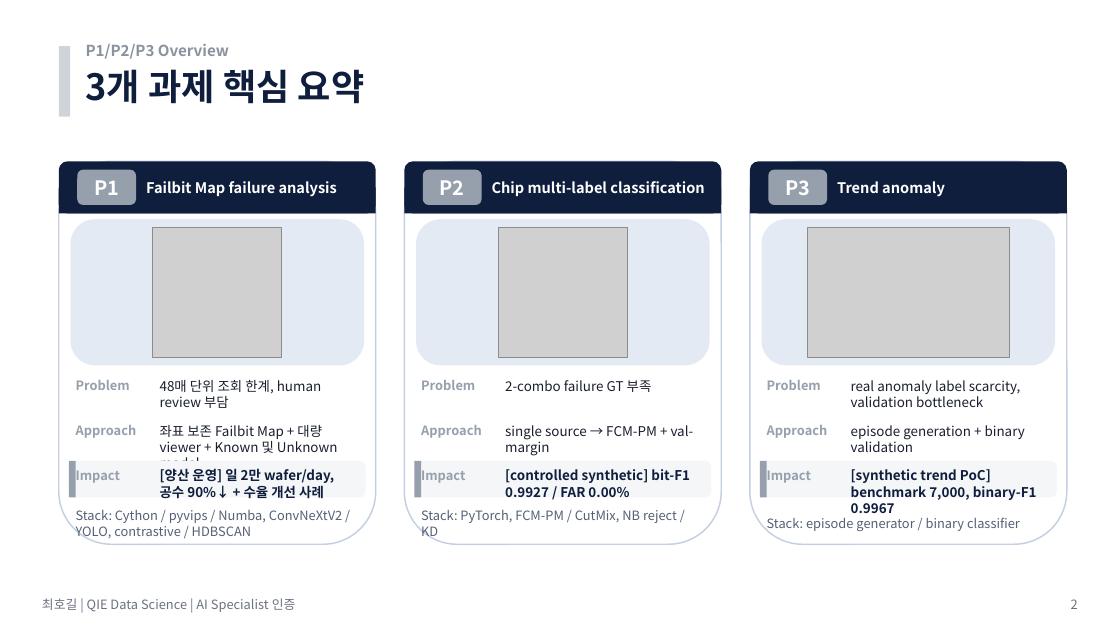
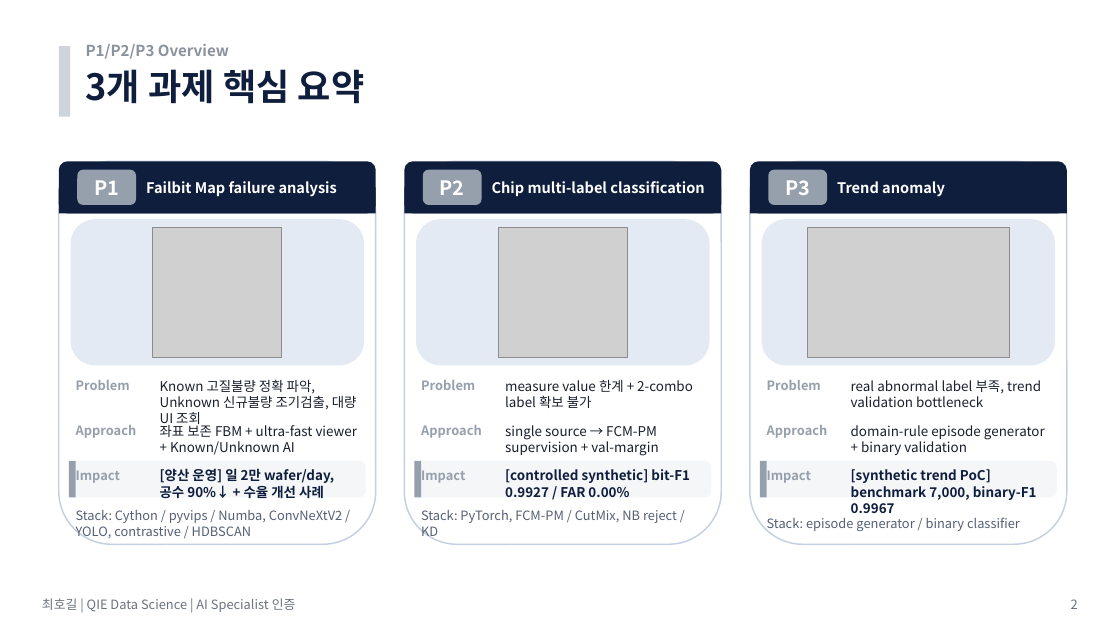
Before and after one commit to hogil/fbm_paper, a slide deck: slide 2 of recommendation/presentation/'26년 AI Specialist 면접 심사 자료_메모리사업부_최호길_평가항목_summary.pptx. Drawn at 1120x630 pixels with LibreOffice and Linux fonts; fonts in the diff are those of the drawing; grey boxes stand for pictures. Boxes give left, top, right and bottom in pixels: in the first picture for what was removed or moved away, otherwise in the second. Text is boxed around its words. In the diff, an @@ line names an element or a change of style, - is before the commit and + after.

```diff
--- a/recommendation/presentation/'26년 AI Specialist 면접 심사 자료_메모리사업부_최호길_평가항목_summary.pptx
+++ b/recommendation/presentation/'26년 AI Specialist 면접 심사 자료_메모리사업부_최호길_평가항목_summary.pptx
@@ text at box(160, 379, 357, 427): text changed @@
-48매 단위 조회 한계, human review 부담
+Known 고질불량 정확 파악, Unknown 신규불량 조기검출, 대량 UI 조회
@@ text at box(505, 380, 693, 408): text changed @@
-2-combo failure GT 부족
+measure value 한계 + 2-combo label 확보 불가
@@ text at box(851, 380, 1041, 407): text changed @@
-real anomaly label scarcity, validation bottleneck
+real abnormal label 부족, trend validation bottleneck
@@ text at box(160, 422, 358, 455): text changed @@
-좌표 보존 Failbit Map + 대량 viewer + Known 및 Unknown model
+좌표 보존 FBM + ultra-fast viewer + Known/Unknown AI
@@ text at box(505, 425, 658, 456): text changed @@
-single source → FCM-PM + val-margin
+single source → FCM-PM supervision + val-margin
@@ text at box(851, 425, 1045, 455): text changed @@
-episode generation + binary validation
+domain-rule episode generator + binary validation
```
Also in this commit, not shown: 4 other slides changed, 1 slide added, 2 other files.
